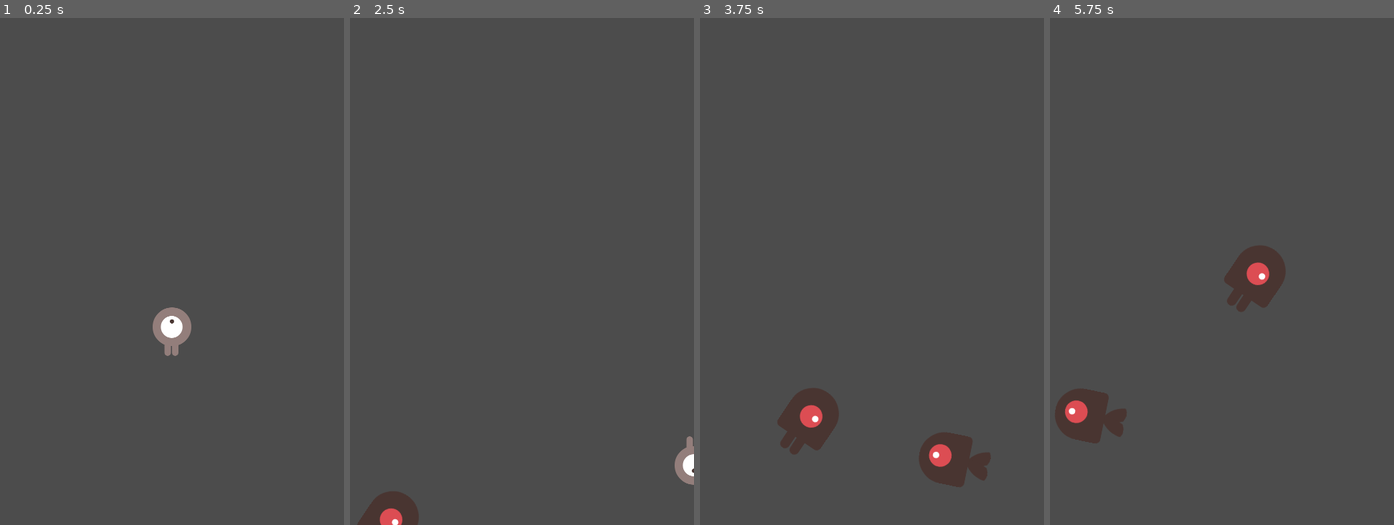
Above: before the commit, frames 1-4 (left to right).
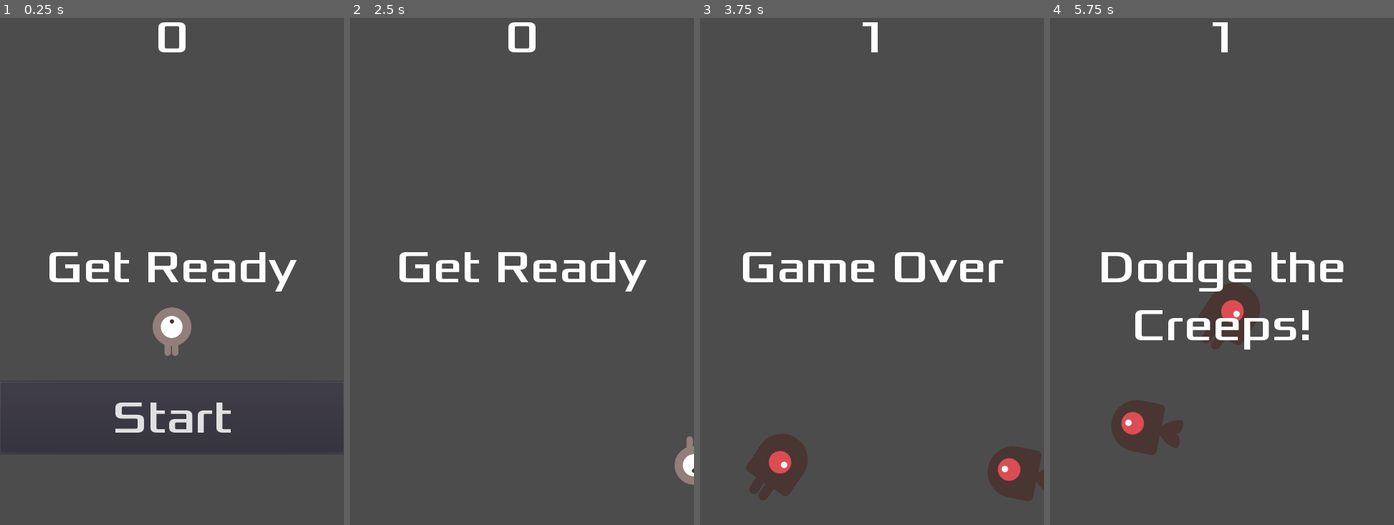
Above: after the commit, the same moments.

Repository: tristan-orourke/dodge-the-creeps
Game: Godot game, scene res://Main.tscn
Same seed, same stepped clock (60 frames per second), same inputs: the game is played once before the commit and once after it.
Inputs (mouse positions are in pixels of both pictures, inside the frame that each line leads up to):
- Up to frame 1 (0.25 s): no input
- Up to frame 2 (2.5 s): click (522, 418) at 0.5 s, where only the run after the commit has a clickable "Start"; tap Enter at 1.25 s; hold Right (move_right) 1.28-2.03 s; hold Down (move_down) from 2.03 s (still down)
- Up to frame 3 (3.75 s): release Down (move_down) at 2.78 s; hold Right (move_right) 2.78-3.53 s; hold Up (move_up) from 3.53 s (still down)
- Up to frame 4 (5.75 s): release Up (move_up) at 4.28 s; hold Left (move_left) from 4.28 s (still down)

The runs differ from the first frame. In frame 1, 3.0% of the frame differs, in the area x 5-95%, y 0-86%; in frame 2, 2.9%; in frame 3, 7.6%; in frame 4, 7.7%, in the area x 1-86%, y 0-87%.

Commit message:
Add the HUD

Diff:
--- /dev/null
+++ b/HUD.gd
@@ -0,0 +1,29 @@
+extends CanvasLayer
+signal start_game
+
+func show_message(text):
+	$Message.text = text
+	$Message.show()
+	$MessageTimer.start()
+
+func show_game_over():
+	show_message("Game Over")
+	# Wait until the MessageTimer has counted down.
+	yield($MessageTimer, "timeout")
+
+	$Message.text = "Dodge the\nCreeps!"
+	$Message.show()
+	# Make a one-shot timer and wait for it to finish.
+	yield(get_tree().create_timer(1), "timeout")
+	$StartButton.show()
+
+func update_score(score):
+	$ScoreLabel.text = str(score)
+
+func _on_StartButton_pressed():
+	$StartButton.hide()
+	emit_signal("start_game")
+
+
+func _on_MessageTimer_timeout():
+	$Message.hide()
--- /dev/null
+++ b/HUD.tscn
@@ -0,0 +1,48 @@
+[gd_scene load_steps=4 format=2]
+
+[ext_resource path="res://HUD.gd" type="Script" id=1]
+[ext_resource path="res://fonts/Xolonium-Regular.ttf" type="DynamicFontData" id=2]
+
+[sub_resource type="DynamicFont" id=1]
+size = 64
+font_data = ExtResource( 2 )
+
+[node name="HUD" type="CanvasLayer"]
+script = ExtResource( 1 )
+
+[node name="ScoreLabel" type="Label" parent="."]
+anchor_right = 1.0
+margin_bottom = 78.0
+custom_fonts/font = SubResource( 1 )
+text = "0"
+align = 1
+
+[node name="Message" type="Label" parent="."]
+anchor_top = 0.5
+anchor_right = 1.0
+anchor_bottom = 0.5
+margin_top = -39.0
+margin_bottom = 39.0
+custom_fonts/font = SubResource( 1 )
+text = "Dodge the Creeps!"
+align = 1
+autowrap = true
+
+[node name="StartButton" type="Button" parent="."]
+anchor_left = 0.5
+anchor_top = 1.0
+anchor_right = 0.5
+anchor_bottom = 1.0
+margin_left = -240.0
+margin_top = -200.0
+margin_right = 240.0
+margin_bottom = -100.0
+custom_fonts/font = SubResource( 1 )
+text = "Start"
+
+[node name="MessageTimer" type="Timer" parent="."]
+wait_time = 2.0
+one_shot = true
+
+[connection signal="pressed" from="StartButton" to="." method="_on_StartButton_pressed"]
+[connection signal="timeout" from="MessageTimer" to="." method="_on_MessageTimer_timeout"]
--- a/Main.gd
+++ b/Main.gd
@@ -11,9 +11,12 @@
 func game_over():
 	$ScoreTimer.stop()
 	$MobTimer.stop()
+	$HUD.show_game_over()
 
 func new_game():
 	score = 0
+	$HUD.update_score(score)
+	$HUD.show_message("Get Ready")
 	$Player.start($StartPosition.position)
 	$StartTimer.start()
 
@@ -24,6 +27,7 @@
 
 func _on_ScoreTimer_timeout():
 	score += 1
+	$HUD.update_score(score)
 
 func _on_MobTimer_timeout():
 	# Choose a random location on Path2D.
--- a/Main.tscn
+++ b/Main.tscn
@@ -1,8 +1,9 @@
-[gd_scene load_steps=5 format=2]
+[gd_scene load_steps=6 format=2]
 
 [ext_resource path="res://Player.tscn" type="PackedScene" id=1]
 [ext_resource path="res://Main.gd" type="Script" id=2]
 [ext_resource path="res://Mob.tscn" type="PackedScene" id=3]
+[ext_resource path="res://HUD.tscn" type="PackedScene" id=4]
 
 [sub_resource type="Curve2D" id=1]
 _data = {
@@ -32,7 +33,10 @@
 
 [node name="MobSpawnLocation" type="PathFollow2D" parent="MobPath"]
 
+[node name="HUD" parent="." instance=ExtResource( 4 )]
+
 [connection signal="hit" from="Player" to="." method="game_over"]
 [connection signal="timeout" from="MobTimer" to="." method="_on_MobTimer_timeout"]
 [connection signal="timeout" from="ScoreTimer" to="." method="_on_ScoreTimer_timeout"]
 [connection signal="timeout" from="StartTimer" to="." method="_on_StartTimer_timeout"]
+[connection signal="start_game" from="HUD" to="." method="new_game"]
--- a/Mob.tscn
+++ b/Mob.tscn
@@ -44,6 +44,7 @@
 scale = Vector2( 0.75, 0.75 )
 frames = SubResource( 1 )
 animation = "fly"
+frame = 1
 playing = true
 
 [node name="CollisionShape2D" type="CollisionShape2D" parent="."]
